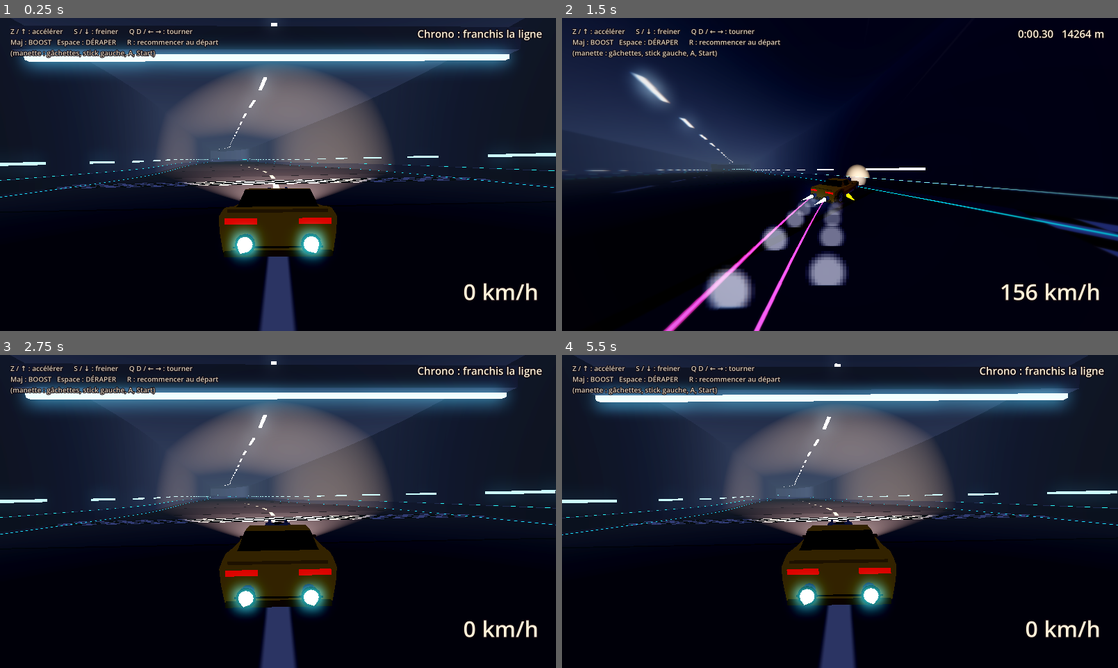
Above: before the commit, frames 1-4 (two rows, left to right).
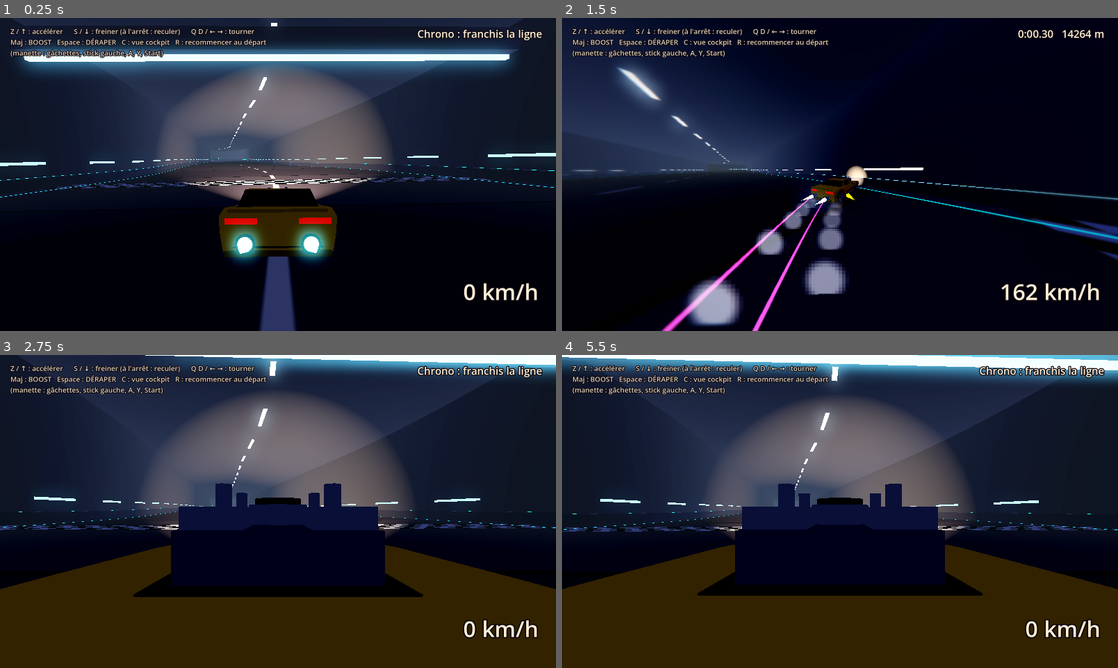
Above: after the commit, the same moments.

Repository: CrachelaVapeur/Jeu-de-Course
Game: Godot game, scene res://scenes/circuit_01.tscn
Two runs of this game, one before a commit and one after it. Both use one fixed random seed, a clock stepped at 60 frames per second and the inputs below.
Inputs:
- Up to frame 1 (0.25 s): no input
- Up to frame 2 (1.5 s): hold D (droite) 0.53-1.28 s; hold Shift (boost) 0.53-1.28 s; tap S (freiner) at 0.8, 1.35 s; hold Down from 1.28 s (still down)
- Up to frame 3 (2.75 s): tap R (recommencer) at 1.55, 2.1 s; release Down at 2.03 s; hold D (droite) from 2.03 s (still down); tap C (camera, bound only after the commit) at 2.3 s
- Up to frame 4 (5.5 s): release D (droite) at 2.78 s; hold W (accelerer) 2.78-3.53 s; tap C (camera, bound only after the commit) at 2.85, 5.3 s; tap Shift (boost) at 3.05 s; hold Shift (boost) 3.53-4.28 s; hold A (gauche) 3.53-5.03 s; tap S (freiner) at 3.8 s; tap Space (deraper) at 4.35 s; tap R (recommencer) at 4.55 s; hold Down from 5.03 s (still down); hold S (freiner) from 5.03 s (still down)

The runs differ from the first frame. In frame 1, 0.6% of the frame differs, in the area x 21-48%, y 3-13%; in frame 2, 6.1%; in frame 3, 49%; in frame 4, 52%, in the area x 0-100%, y 0-100%.

Commit message:
Top speed 306 km/h, reverse gear, cockpit view
- vitesse_max 75 -> 85 m/s (about 306 km/h without boost)
- holding brake once stopped reverses (up to about 50 km/h)
- C key (Y on a gamepad) switches between chase and cockpit view
- help text updated

Co-Authored-By: Claude Opus 5.5 <noreply@anthropic.com>
Claude-Session: https://claude.ai/code/session_019EpZwZkNSig7RBCoAMooUs

Diff:
--- a/scenes/circuit_01.tscn
+++ b/scenes/circuit_01.tscn
@@ -194,12 +194,12 @@
 [node name="Aide" type="Label" parent="HUD"]
 offset_left = 30.0
 offset_top = 24.0
-offset_right = 700.0
+offset_right = 900.0
 offset_bottom = 150.0
 theme_override_colors/font_color = Color(1, 0.95, 0.85, 0.85)
 theme_override_colors/font_outline_color = Color(0.05, 0.02, 0.05, 1)
 theme_override_constants/outline_size = 8
 theme_override_font_sizes/font_size = 20
-text = "Z / ↑ : accélérer      S / ↓ : freiner      Q D / ← → : tourner
-Maj : BOOST   Espace : DÉRAPER      R : recommencer au départ
-(manette : gâchettes, stick gauche, A, Start)"
+text = "Z / ↑ : accélérer      S / ↓ : freiner (à l'arrêt : reculer)      Q D / ← → : tourner
+Maj : BOOST   Espace : DÉRAPER   C : vue cockpit   R : recommencer au départ
+(manette : gâchettes, stick gauche, A, Y, Start)"
--- a/scenes/circuit_essai.tscn
+++ b/scenes/circuit_essai.tscn
@@ -170,6 +170,6 @@
 theme_override_colors/font_outline_color = Color(0.05, 0.02, 0.05, 1)
 theme_override_constants/outline_size = 8
 theme_override_font_sizes/font_size = 20
-text = "Z / ↑ : accélérer      S / ↓ : freiner      Q D / ← → : tourner
-Maj : BOOST   Espace : DÉRAPER      R : recommencer au départ
-(manette : gâchettes, stick gauche, A, Start)"
+text = "Z / ↑ : accélérer      S / ↓ : freiner (à l'arrêt : reculer)      Q D / ← → : tourner
+Maj : BOOST   Espace : DÉRAPER   C : vue cockpit   R : recommencer au départ
+(manette : gâchettes, stick gauche, A, Y, Start)"
--- a/scripts/camera_poursuite.gd
+++ b/scripts/camera_poursuite.gd
@@ -2,6 +2,7 @@
 ## Caméra qui suit le bolide et fabrique une bonne partie de la sensation de
 ## vitesse : champ de vision qui s'élargit, recul quand on accélère fort,
 ## tremblements en boost et lors des chocs.
+## Touche C (bouton Y de la manette) : passe en vue cockpit et revient.
 
 @export var cible: Vehicule
 
@@ -12,6 +13,7 @@
 @export var fov_distorsion := 160.0  ## champ de vision pendant le boost : l'espace semble se déformer
 @export var recul_max := 3.0  ## la caméra « décroche » quand le boost démarre
 @export var secousse_pleine_vitesse := 0.08  ## tremblement en plein boost (monte progressivement avec la vitesse)
+@export var vue_cockpit := false  ## vrai : on voit la route depuis le siège du pilote
 
 var _cap_camera := 0.0
 var _vitesse_precedente := 0.0
@@ -36,8 +38,13 @@
 	_vitesse_precedente = cible.vitesse
 	_recul = lerpf(_recul, clampf(acceleration * 0.04, -1.0, recul_max), 1.0 - exp(-3.0 * delta))
 
-	global_position = cible.global_position + arriere * (distance + _recul) + Vector3.UP * hauteur
-	look_at(cible.global_position - arriere * 12.0 + Vector3.UP * 1.0)
+	if Input.is_action_just_pressed("camera"):
+		vue_cockpit = not vue_cockpit
+	if vue_cockpit:
+		global_transform = cible.repere_cockpit()
+	else:
+		global_position = cible.global_position + arriere * (distance + _recul) + Vector3.UP * hauteur
+		look_at(cible.global_position - arriere * 12.0 + Vector3.UP * 1.0)
 
 	# 3. Le champ de vision s'élargit avec la vitesse : c'est l'effet le plus fort.
 	var ratio := clampf(cible.vitesse / cible.vitesse_boost, 0.0, 1.0)
--- a/scripts/commandes.gd
+++ b/scripts/commandes.gd
@@ -13,6 +13,7 @@
 	"boost": {"touches": [KEY_SHIFT], "bouton": JOY_BUTTON_A},
 	"deraper": {"touches": [KEY_SPACE, KEY_X], "bouton": JOY_BUTTON_RIGHT_SHOULDER},
 	"recommencer": {"touches": [KEY_R], "bouton": JOY_BUTTON_START},
+	"camera": {"touches": [KEY_C], "bouton": JOY_BUTTON_Y},  # vue poursuite / vue cockpit
 }
 
 
--- a/scripts/hud.gd
+++ b/scripts/hud.gd
@@ -10,7 +10,7 @@
 
 
 func _process(delta: float) -> void:
-	_compteur.text = "%d km/h" % roundi(vehicule.vitesse_kmh())
+	_compteur.text = "%d km/h" % absi(roundi(vehicule.vitesse_kmh()))
 	_jauge.visible = not vehicule.boost_infini
 	_jauge.max_value = vehicule.jauge_max
 	_jauge.value = vehicule.jauge_boost
--- a/scripts/son_moteur.gd
+++ b/scripts/son_moteur.gd
@@ -37,7 +37,7 @@
 	if _lecture == null:
 		return
 
-	var ratio := vehicule.ratio_vitesse()
+	var ratio := absf(vehicule.ratio_vitesse())
 	var frequence_voulue := frequence_ralenti + (frequence_max - frequence_ralenti) * minf(ratio, 2.3) / 2.3
 	_frequence = lerpf(_frequence, frequence_voulue, 1.0 - exp(-8.0 * delta))
 	var souffle := 0.4 if vehicule.en_boost else 0.04 + ratio * 0.06
--- a/scripts/vehicule.gd
+++ b/scripts/vehicule.gd
@@ -22,12 +22,15 @@
 signal atterrissage(force: float)
 
 @export_group("Vitesse (en mètres par seconde, ×3.6 pour des km/h)")
-@export var vitesse_max := 75.0
+@export var vitesse_max := 85.0  ## environ 306 km/h sans boost
 @export var vitesse_boost := 146.0  ## environ 525 km/h : la vitesse la plus haute du jeu
 @export var acceleration := 26.0
 @export var acceleration_boost := 82.0  ## atteinte au bout de la montée du boost
 @export var freinage := 60.0
 @export var frottement := 8.0
+## Marche arrière : on reste sur « freiner » une fois arrêté.
+@export var vitesse_marche_arriere := 14.0  ## environ 50 km/h
+@export var acceleration_marche_arriere := 12.0
 
 @export_group("Direction")
 @export var vitesse_rotation := 1.1  ## en radians par seconde
@@ -50,6 +53,8 @@
 @export var freinage_apres_boost := 48.0
 
 @export_group("Apparence")
+## Où se trouvent les yeux du pilote, dans le repère de la carrosserie (vue cockpit).
+@export var position_cockpit := Vector3(0.0, 0.55, 0.35)
 ## Matière (toon) appliquée au modèle 3D. Les couleurs viennent des couleurs de sommets du modèle.
 @export var matiere_modele: Material
 
@@ -282,6 +287,11 @@
 	return vitesse / vitesse_max
 
 
+## Le point de vue du pilote : il suit la carrosserie (pente, roulis, dérapage).
+func repere_cockpit() -> Transform3D:
+	return _carrosserie.global_transform * Transform3D(Basis.IDENTITY, position_cockpit)
+
+
 func vitesse_kmh() -> float:
 	return vitesse * 3.6
 
@@ -312,15 +322,20 @@
 			# Après un boost, on redescend doucement : la vitesse « reste » un peu.
 			vitesse = move_toward(vitesse, vitesse_max, freinage_apres_boost * delta)
 		elif gaz > 0.0:
-			vitesse = move_toward(vitesse, vitesse_max * gaz, acceleration * delta)
-		else:
+			# En marche arrière, accélérer commence par freiner.
+			var poussee_avant := acceleration if vitesse >= 0.0 else freinage
+			vitesse = move_toward(vitesse, vitesse_max * gaz, poussee_avant * delta)
+		elif frein <= 0.0:
 			vitesse = move_toward(vitesse, 0.0, frottement * delta)
 
-	if frein > 0.0:
+	if frein > 0.0 and gaz <= 0.0 and vitesse <= 0.0:
+		# Arrêté et toujours sur le frein : on recule, comme dans la plupart des jeux.
+		vitesse = move_toward(vitesse, -vitesse_marche_arriere * frein, acceleration_marche_arriere * delta)
+	elif frein > 0.0:
 		vitesse = move_toward(vitesse, 0.0, freinage * frein * delta)
 
 	# On tourne moins vite à très haute vitesse, sinon c'est ingérable.
-	var maniabilite := clampf(vitesse / 15.0, 0.0, 1.0) / (1.0 + ratio_vitesse() * 0.6)
+	var maniabilite := clampf(absf(vitesse) / 15.0, 0.0, 1.0) / (1.0 + absf(ratio_vitesse()) * 0.6)
 	if piste_droite:
 		# Plus on va vite, plus l'angle permis est petit : à 600 km/h, quelques
 		# degrés suffisent déjà à traverser la piste.
@@ -419,7 +434,9 @@
 		_normale_sol = get_floor_normal()
 		var le_long_du_sol := (avant - _normale_sol * avant.dot(_normale_sol)).normalized()
 		# Ça freine en montée et ça accélère en descente.
-		vitesse = maxf(vitesse - gravite * effet_pente * le_long_du_sol.y * delta, 0.0)
+		# (Sans jamais changer de sens tout seul : on ne recule pas dans une côte.)
+		var nouvelle := vitesse - gravite * effet_pente * le_long_du_sol.y * delta
+		vitesse = maxf(nouvelle, 0.0) if vitesse >= 0.0 else minf(nouvelle, 0.0)
 		velocity = le_long_du_sol * vitesse
 	else:
 		# En l'air : on garde l'élan, la gravité nous ramène vers le sol.
